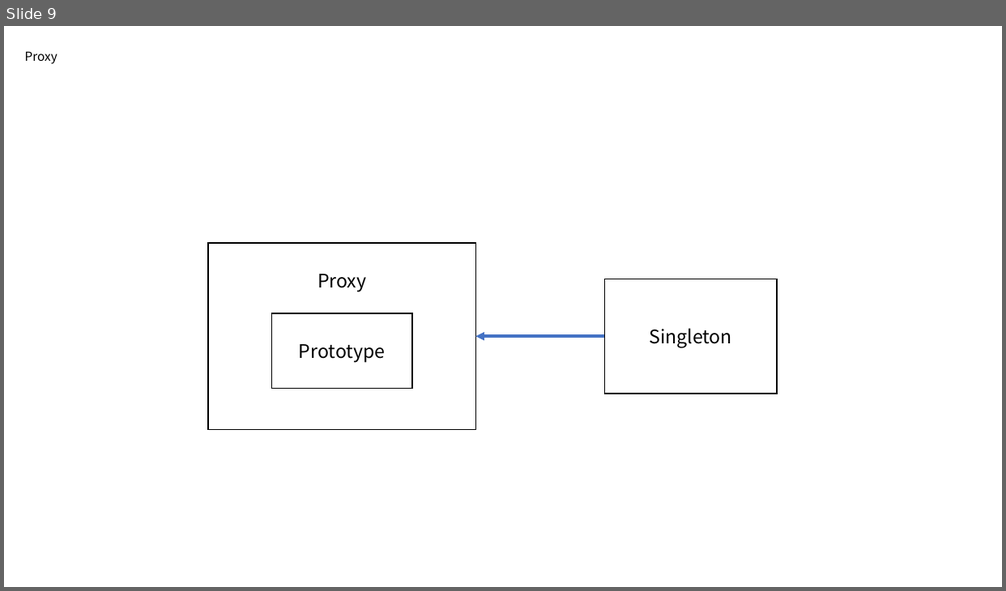
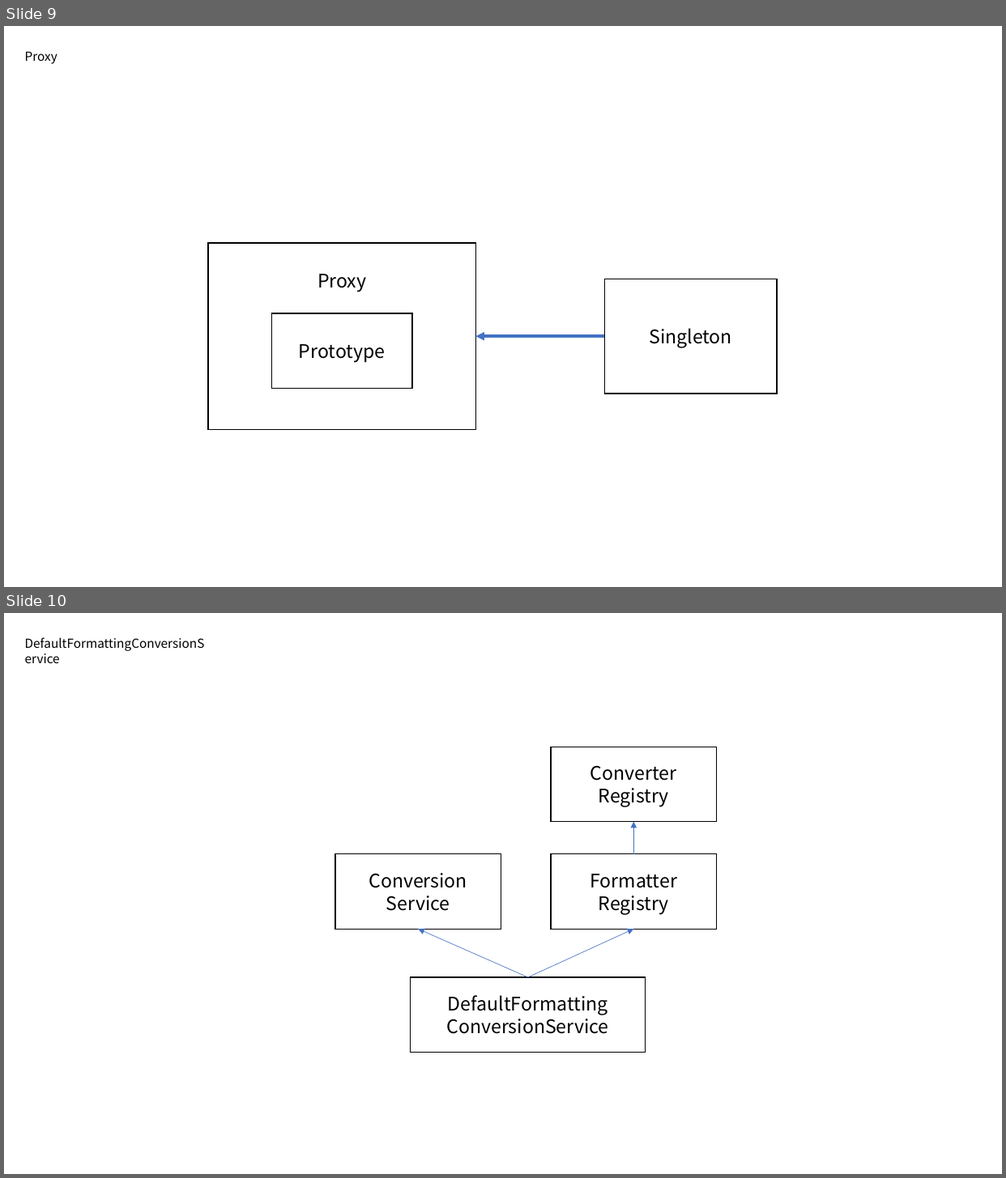
Before and after one commit to Seongmun-Hong/Seongmun-Hong.github.io, a slide deck: images.pptx. Shown one above the other, each under a label of ours: slide 9 before the commit, slides 9 and 10 after it. The pictures are 1006x591 and 1006x1178 pixels, drawn with LibreOffice and Linux fonts; fonts in the diff are those of the drawing. Boxes give left, top, right and bottom in pixels: in the first picture for what was removed or moved away, otherwise in the second. Text is boxed around its words. In the diff, an @@ line names an element or a change of style, - is before the commit and + after.

```diff
--- a/images.pptx
+++ b/images.pptx
@@ slide 10 added at [4,613,1002,1174], background #FFFFFF @@
@@ text added at [18,632,219,670], 12 pt, text #000000 @@
+DefaultFormattingConversionService
@@ rectangle added at [552,747,717,822], outline #000000 1 pt, 18 pt, text #000000 @@
+Converter
+Registry
@@ arrow added from (633, 854) to (633, 822), #4472C4 0.5 pt @@
@@ rectangle added at [335,854,501,929], outline #000000 1 pt, 18 pt, text #000000 @@
+Conversion
+Service
@@ rectangle added at [552,854,717,929], outline #000000 1 pt, 18 pt, text #000000 @@
+Formatter
+Registry
@@ arrow added from (528, 977) to (418, 929), #4472C4 0.5 pt @@
@@ arrow added from (528, 977) to (633, 929), #4472C4 0.5 pt @@
@@ rectangle added at [411,977,646,1053], outline #000000 1 pt, 18 pt, text #000000 @@
+DefaultFormatting
+ConversionService
```
Also in this commit, not shown: 2 other slides added, 1 slide removed, 6 other files.
